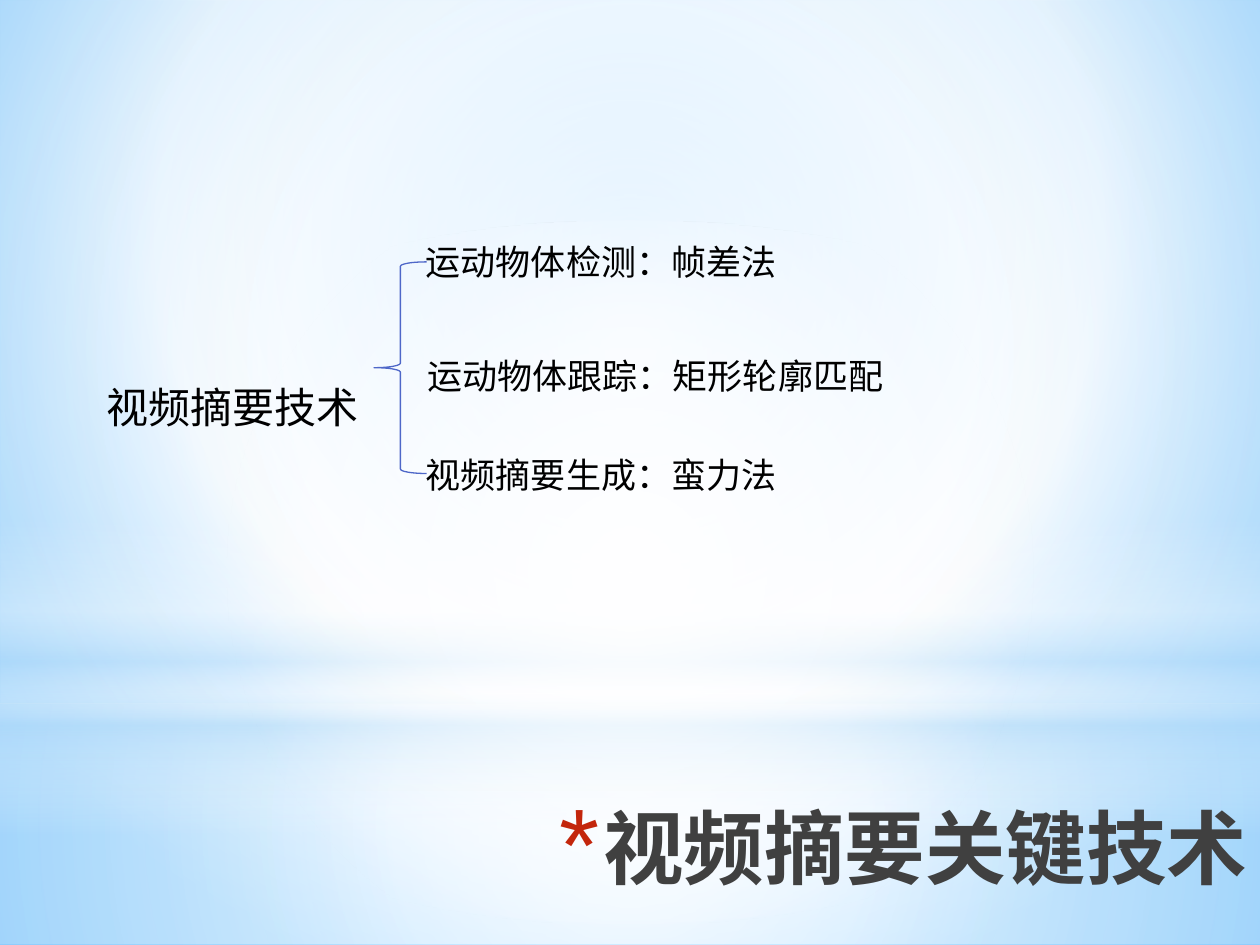
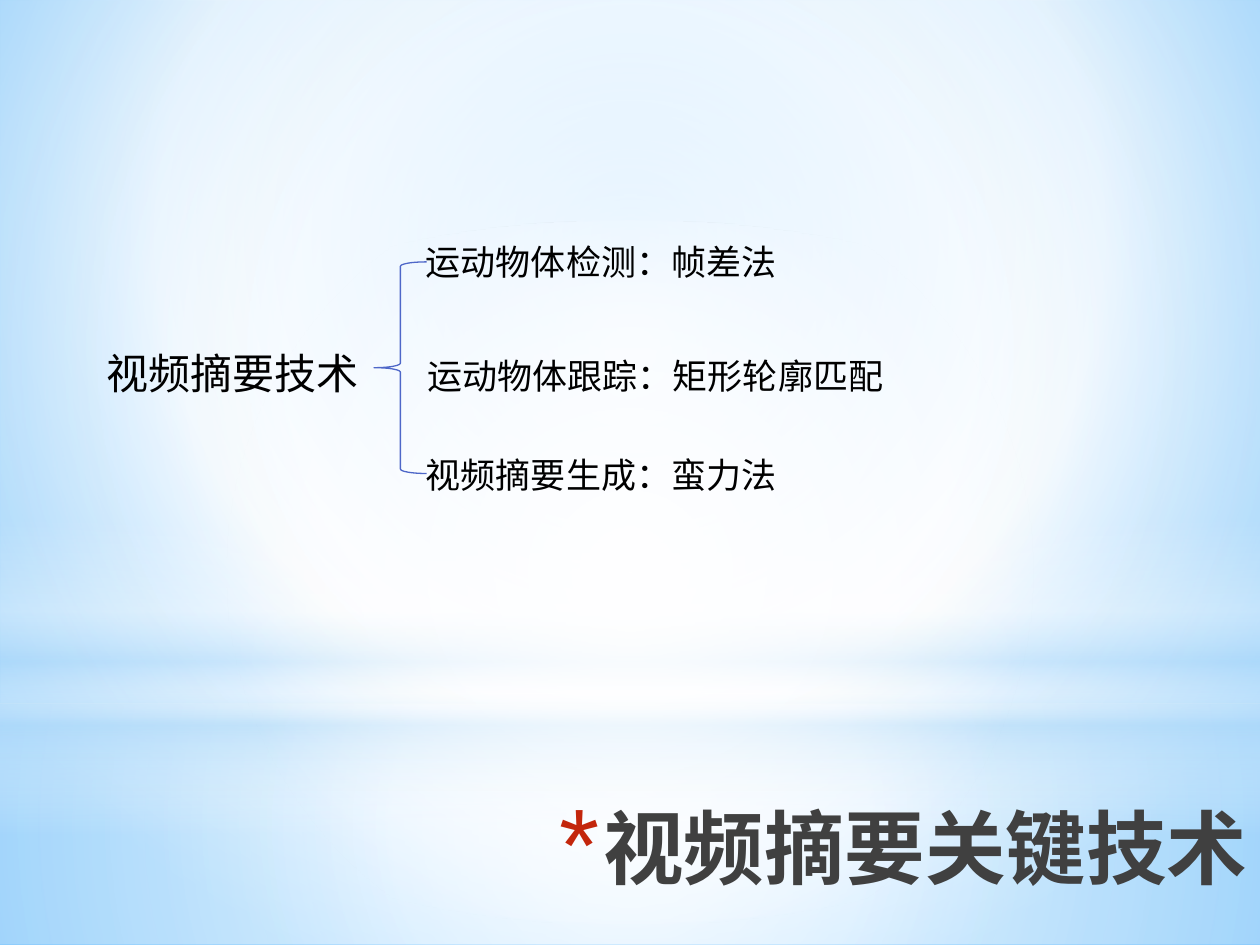
Before and after one commit to ronnyMakhuddin/motion-detect-tiqu, a slide deck: slide 7 of 研究生毕业设计/文档管理/毕业设计开题.pptx. Drawn at 1260x945 pixels with LibreOffice and Linux fonts; fonts in the diff are those of the drawing. Boxes give left, top, right and bottom in pixels: in the first picture for what was removed or moved away, otherwise in the second. Text is boxed around its words. In the diff, an @@ line names an element or a change of style, - is before the commit and + after.

```diff
--- a/研究生毕业设计/文档管理/毕业设计开题.pptx
+++ b/研究生毕业设计/文档管理/毕业设计开题.pptx
@@ text "视频摘要技术": place and size @@
-text "视频摘要技术" at (107,387,359,427)
+text "视频摘要技术" at (107,353,359,393)
```
Also in this commit, not shown: 1 other slide changed, 1 other file.
